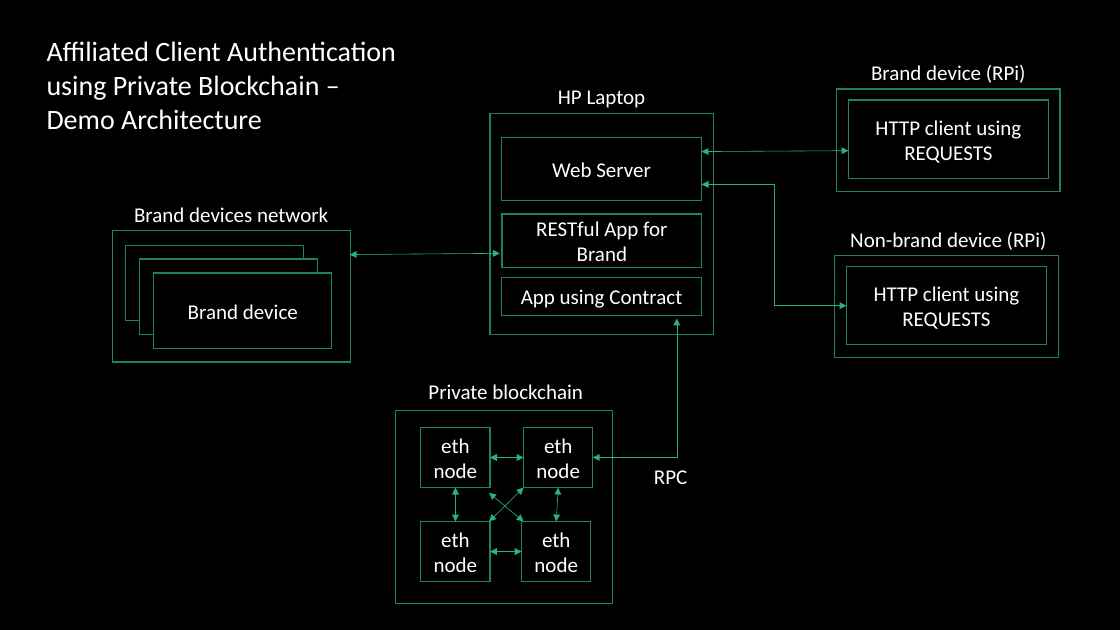
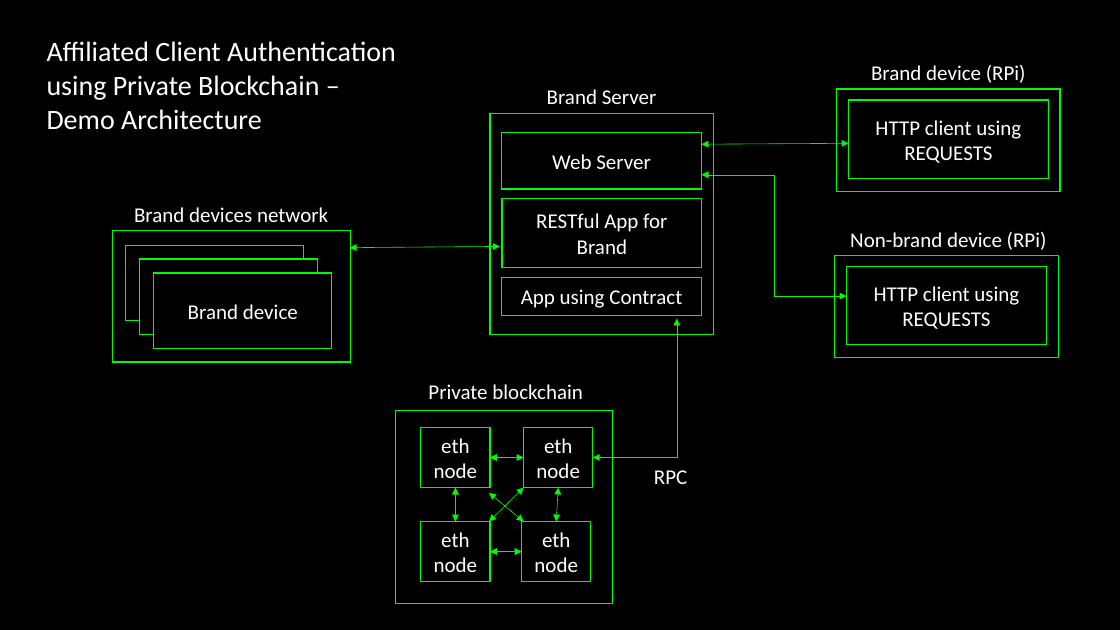
Before and after one commit to galazg/work, a slide deck: slide 1 of demo_sketch.pptx. Drawn at 1120x630 pixels with LibreOffice and Linux fonts; fonts in the diff are those of the drawing. Boxes give left, top, right and bottom in pixels: in the first picture for what was removed or moved away, otherwise in the second. Text is boxed around its words. In the diff, an @@ line names an element or a change of style, - is before the commit and + after.

Commit message:
added demo sketch 2

```diff
--- a/demo_sketch.pptx
+++ b/demo_sketch.pptx
@@ text at (547,89,657,104): text changed @@
-HP Laptop
+Brand Server
@@ rectangle "Web Server": place and size @@
-rectangle "Web Server" at (502,138,702,201)
+rectangle "Web Server" at (502,133,702,189)
@@ double arrow moved from (849, 150) - (702, 151) to (849, 144) - (702, 145) @@
@@ double arrow (849, 144) - (702, 145): stroke #29AF8C 0.5 pt to #00FA00 0.5 pt @@
@@ elbow double arrow moved from (847, 306) - (702, 185) to (847, 296) - (702, 175) @@
@@ elbow double arrow (847, 296) - (702, 175): stroke #29AF8C 0.5 pt to #00FA00 0.5 pt @@
@@ rectangle "RESTful App for Brand": place and size @@
-rectangle "RESTful App for Brand" at (502,214,702,268)
+rectangle "RESTful App for Brand" at (502,198,702,267)
@@ outline #1E8168 1 pt to #00FA00 1 pt in 17 elements at (849,100,1049,178), (847,266,1047,344), (421,428,490,488), (523,428,592,488), (421,522,490,582), (522,522,591,582), (502,277,702,315), (139,259,318,334), (154,273,332,349), (502,133,702,189), (502,198,702,267), (837,89,1060,192), (835,255,1059,358), (396,411,613,604), (490,113,713,334), (113,231,350,362), (126,245,304,321) @@
@@ double arrow moved from (350, 255) - (500, 254) to (350, 248) - (500, 246) @@
@@ double arrow (350, 248) - (500, 246): stroke #29AF8C 0.5 pt to #00FA00 0.5 pt @@
@@ elbow double arrow (593, 458) - (677, 318): stroke #29AF8C 0.5 pt to #00FA00 0.5 pt @@
@@ double arrow (490, 458) - (523, 458): stroke #29AF8C 0.5 pt to #00FA00 0.5 pt @@
@@ double arrow (455, 522) - (455, 487): stroke #29AF8C 0.5 pt to #00FA00 0.5 pt @@
@@ double arrow (489, 522) - (523, 487): stroke #29AF8C 0.5 pt to #00FA00 0.5 pt @@
@@ double arrow (523, 522) - (489, 493): stroke #29AF8C 0.5 pt to #00FA00 0.5 pt @@
@@ double arrow (556, 522) - (559, 487): stroke #29AF8C 0.5 pt to #00FA00 0.5 pt @@
@@ double arrow (490, 552) - (522, 552): stroke #29AF8C 0.5 pt to #00FA00 0.5 pt @@
```
